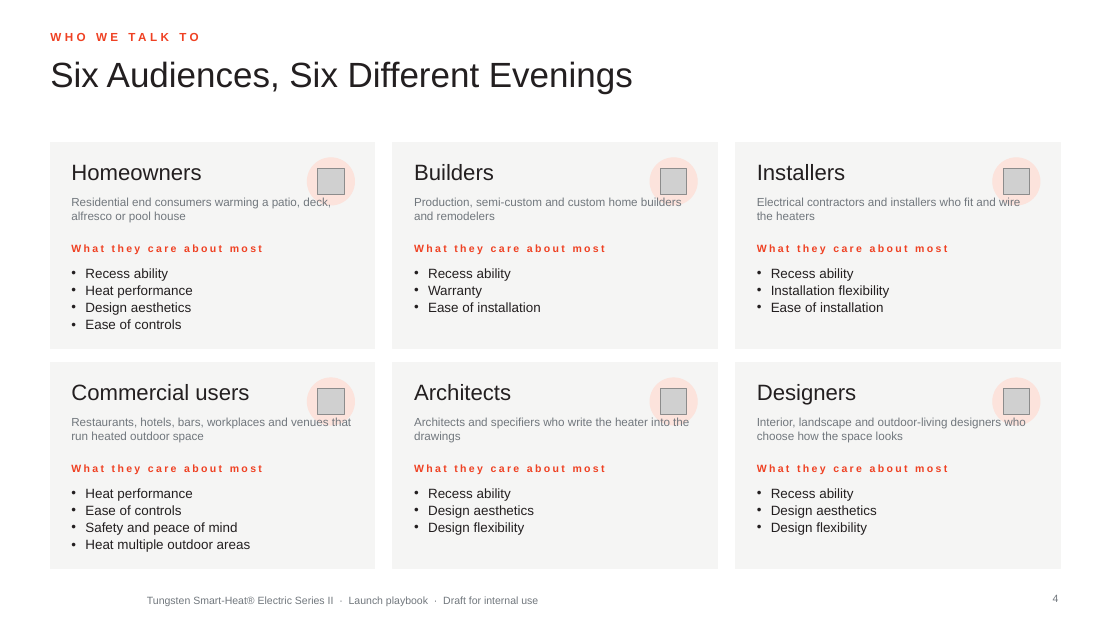
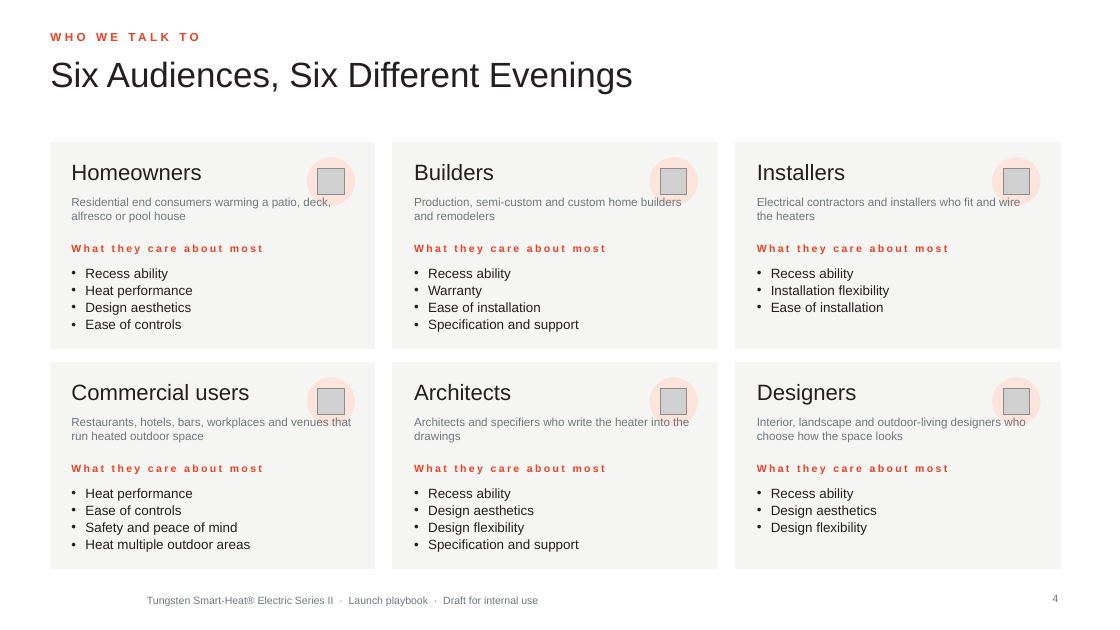
Before and after one commit to aayuvis/Bromic_Marketing, a slide deck: slide 4 of decks/Tungsten-Series-II-Launch-Playbook.pptx. Drawn at 1120x630 pixels with LibreOffice and Linux fonts; fonts in the diff are those of the drawing; grey boxes stand for pictures; background and template pictures are left out. Boxes give left, top, right and bottom in pixels: in the first picture for what was removed or moved away, otherwise in the second. Text is boxed around its words. In the diff, an @@ line names an element or a change of style, - is before the commit and + after.

```diff
--- a/decks/Tungsten-Series-II-Launch-Playbook.pptx
+++ b/decks/Tungsten-Series-II-Launch-Playbook.pptx
@@ text at <box>428,319,579,332</box>: paragraph added @@
+• Specification and support
@@ text at <box>428,539,579,552</box>: paragraph added @@
+• Specification and support
```
Also in this commit, not shown: 35 other slides changed, 11 slides added, 1 slide removed, 18 other files.
